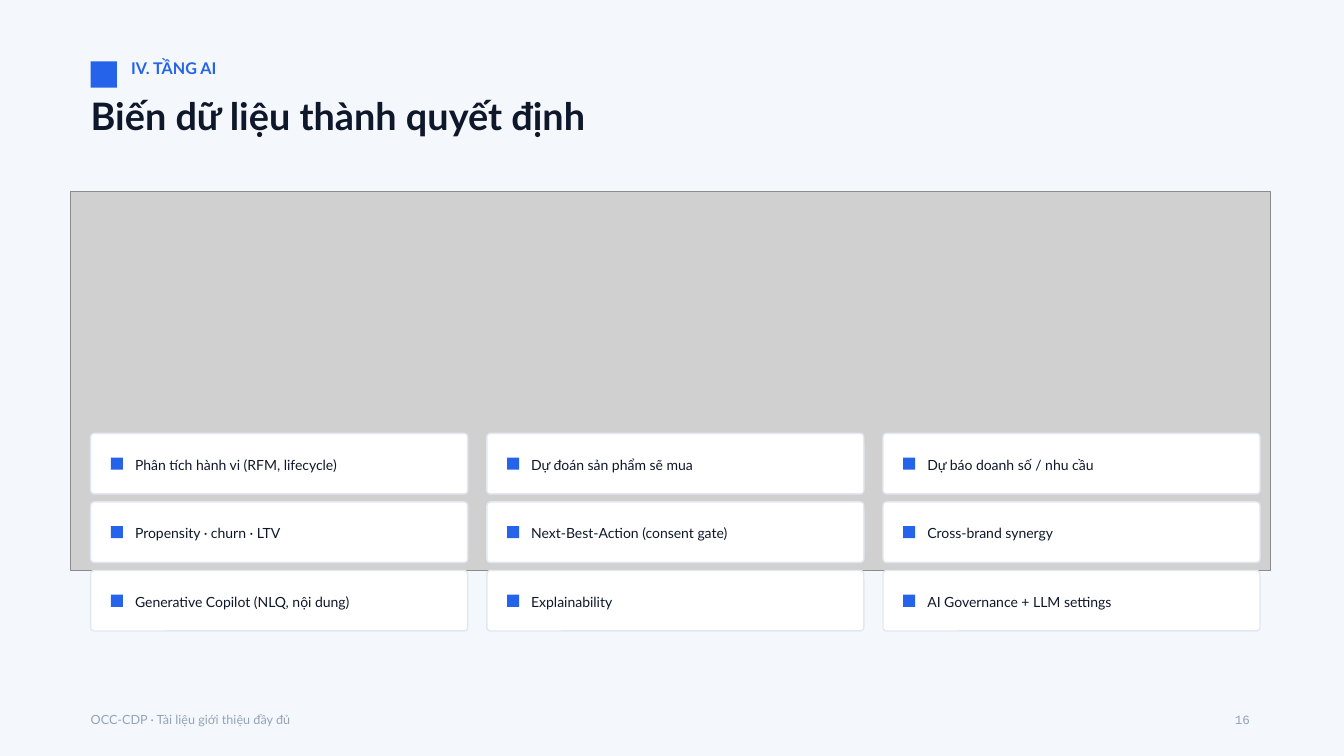
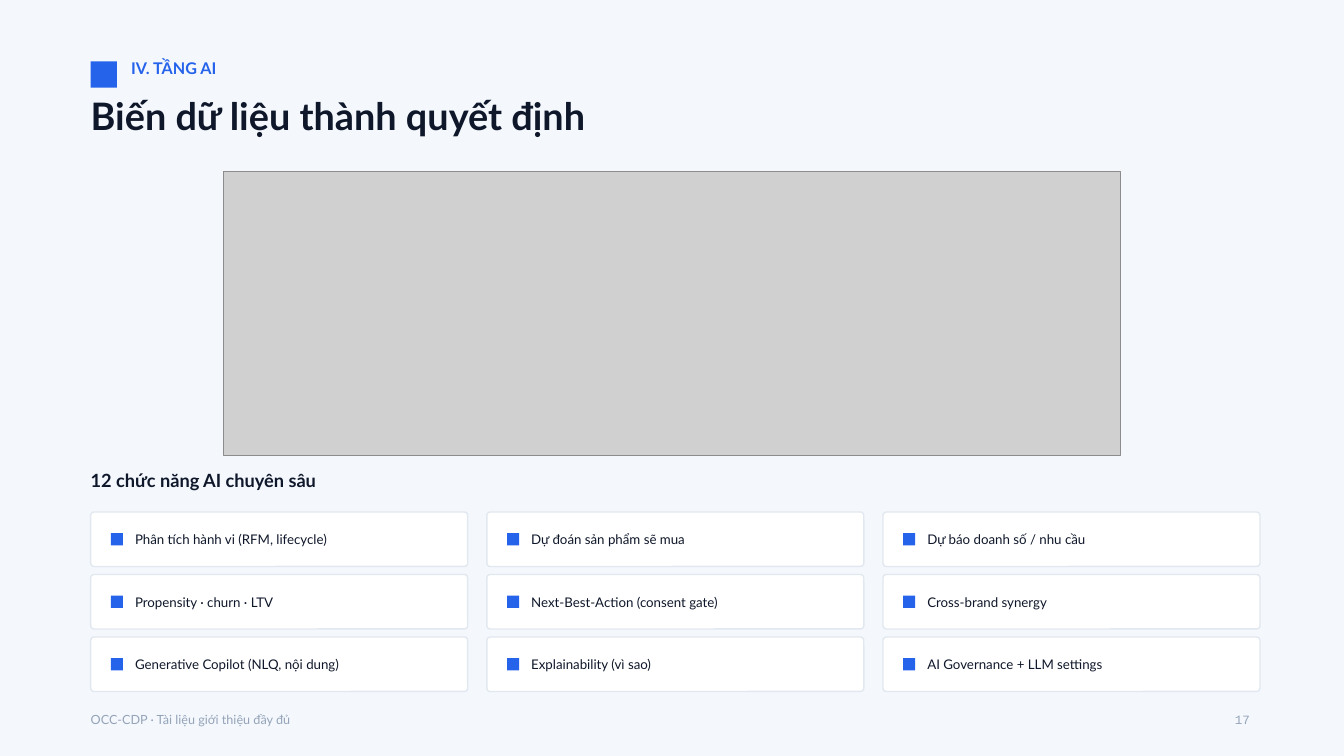
Before and after one commit to trungtm78/AICDP, a slide deck: slide 17 of docs/OCC-CDP-Gioi-thieu-day-du.pptx (slide 16 before the commit). Drawn at 1344x756 pixels with LibreOffice and Linux fonts; fonts in the diff are those of the drawing; grey boxes stand for pictures. Boxes give left, top, right and bottom in pixels: in the first picture for what was removed or moved away, otherwise in the second. Text is boxed around its words. In the diff, an @@ line names an element or a change of style, - is before the commit and + after.

```diff
--- a/docs/OCC-CDP-Gioi-thieu-day-du.pptx
+++ b/docs/OCC-CDP-Gioi-thieu-day-du.pptx
@@ picture: place and size @@
-picture at [71, 192, 1270, 571]
+picture at [224, 171, 1121, 455]
@@ text added at [91, 473, 316, 491], 13 pt, text #0F172A, bold @@
+12 chức năng AI chuyên sâu
@@ rounded rectangle: place and size @@
-rounded rectangle at [91, 502, 468, 563]
+rounded rectangle at [91, 512, 468, 567]
@@ rounded rectangle: place and size @@
-rounded rectangle at [487, 502, 864, 563]
+rounded rectangle at [487, 512, 864, 567]
@@ rounded rectangle: place and size @@
-rounded rectangle at [883, 502, 1260, 563]
+rounded rectangle at [883, 512, 1260, 567]
@@ 3 rectangles: place and size @@
-3 rectangles at [111, 526, 915, 538]
+3 rectangles at [111, 533, 915, 545]
@@ size 10 to 9.5 pt in 8 elements at [135, 659, 339, 672], [927, 659, 1102, 672], [135, 597, 273, 610], [531, 597, 717, 610], [927, 597, 1047, 610], [135, 534, 326, 547], [531, 533, 685, 547], [927, 533, 1085, 547] @@
@@ 3 texts: place and size @@
-3 texts at [135, 458, 1093, 473]
+3 texts at [135, 533, 1085, 547]
@@ rounded rectangle: place and size @@
-rounded rectangle at [91, 571, 468, 631]
+rounded rectangle at [91, 575, 468, 629]
@@ rounded rectangle: place and size @@
-rounded rectangle at [487, 571, 864, 631]
+rounded rectangle at [487, 575, 864, 629]
@@ rounded rectangle: place and size @@
-rounded rectangle at [883, 571, 1260, 631]
+rounded rectangle at [883, 575, 1260, 629]
@@ 3 texts: place and size @@
-3 texts at [135, 527, 1053, 541]
+3 texts at [135, 597, 1047, 610]
@@ rounded rectangle: place and size @@
-rounded rectangle at [91, 434, 468, 494]
+rounded rectangle at [91, 637, 468, 692]
@@ text "Generative Copilot (NLQ, nội dung)": place and size @@
-text "Generative Copilot (NLQ, nội dung)" at [135, 596, 349, 610]
+text "Generative Copilot (NLQ, nội dung)" at [135, 659, 339, 672]
@@ rounded rectangle: place and size @@
-rounded rectangle at [487, 434, 864, 494]
+rounded rectangle at [487, 637, 864, 692]
@@ text at [531, 659, 651, 672]: text changed; size 10 to 9.5 pt @@
-Explainability
+Explainability (vì sao)
@@ rounded rectangle: place and size @@
-rounded rectangle at [883, 434, 1260, 494]
+rounded rectangle at [883, 637, 1260, 692]
@@ 3 rectangles: place and size @@
-3 rectangles at [111, 458, 915, 470]
+3 rectangles at [111, 658, 915, 670]
@@ text "AI Governance + LLM settings": place and size @@
-text "AI Governance + LLM settings" at [927, 596, 1111, 610]
+text "AI Governance + LLM settings" at [927, 659, 1102, 672]
@@ text at [1235, 716, 1250, 724]: text changed @@
-16
+17
```
Also in this commit, not shown: 16 other slides changed, 1 slide added.
